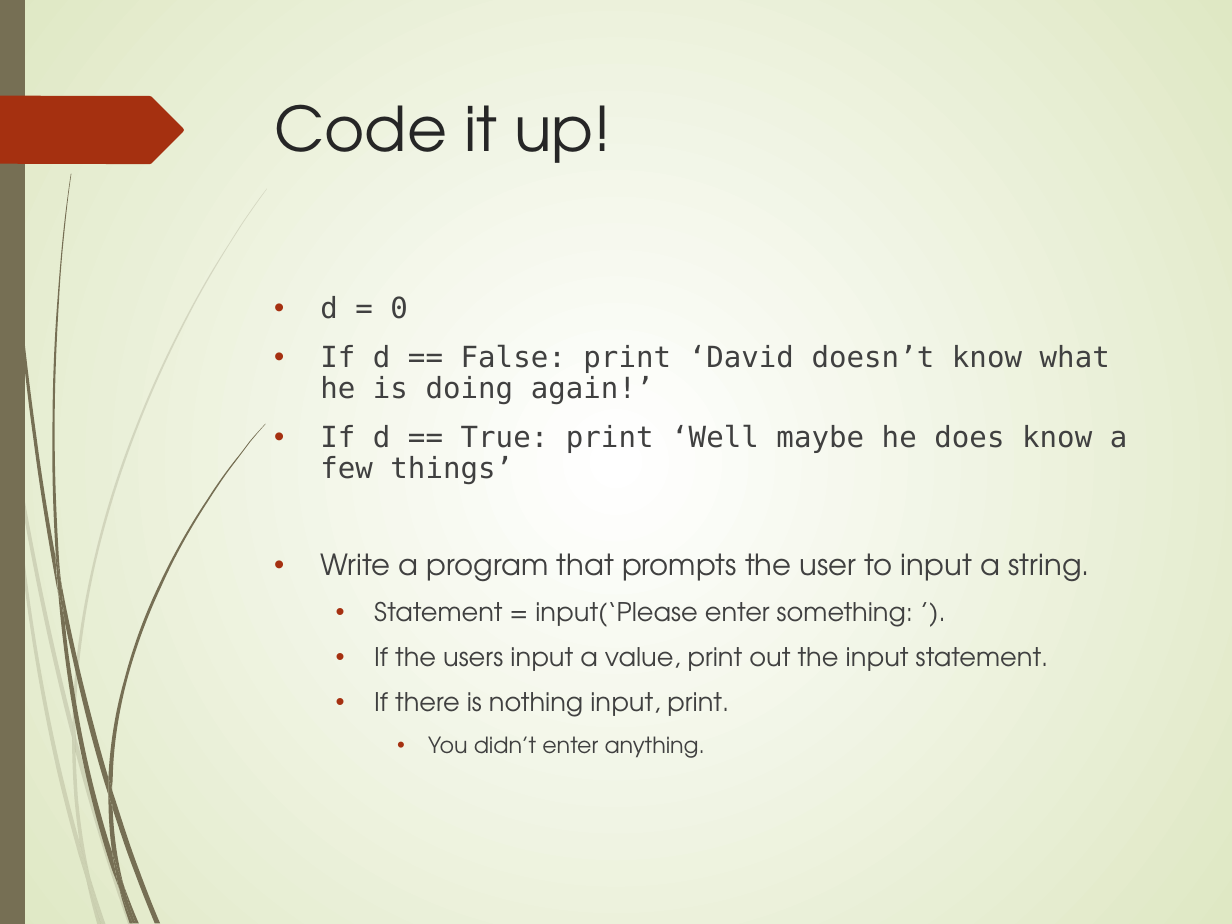
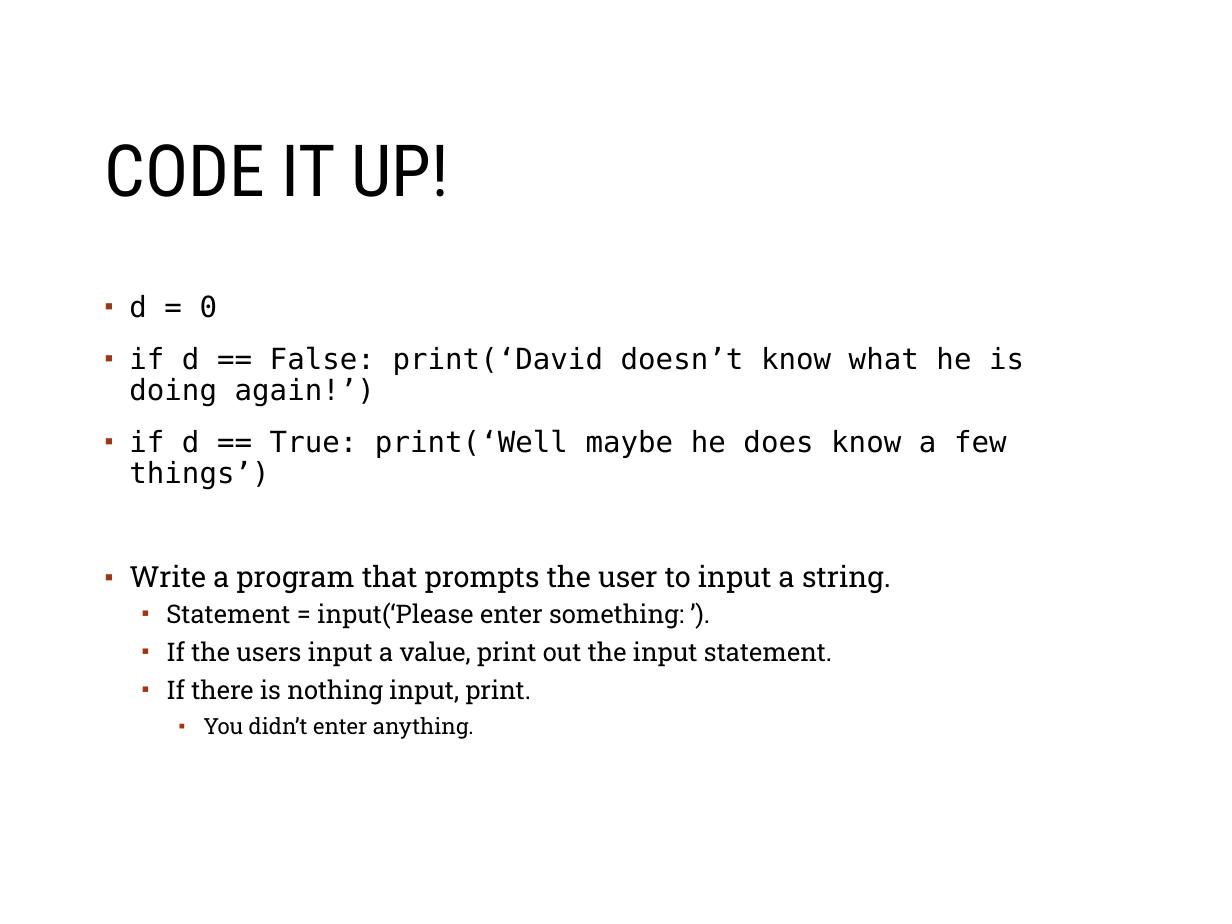
Before and after one commit to MGIS-UMN-GIS5577/GIS5578-week2, a slide deck: slide 6 of week2_conditionals_sequences.odp. Drawn at 1232x924 pixels with LibreOffice and Linux fonts; fonts in the diff are those of the drawing; background and template pictures are left out. Boxes give left, top, right and bottom in pixels: in the first picture for what was removed or moved away, otherwise in the second. Text is boxed around its words. In the diff, an @@ line names an element or a change of style, - is before the commit and + after.

```diff
--- a/week2_conditionals_sequences.odp
+++ b/week2_conditionals_sequences.odp
@@ background gradient #FFFFFF to #DFE8C4 to #FFFFFF @@
@@ freeform shape removed at [0,0,25,924] @@
@@ title "CODE IT UP!" at [105,144,449,197]: vertical alignment top to middle @@
@@ freeform shape removed at [0,96,184,165] @@
@@ title at [105,144,449,197]: text changed; size 36 to 42 pt; font TeX Gyre Adventor to Roboto Condensed; text colour #262626 to #000000 @@
-Code it up!
+CODE IT UP!
@@ text "d = 0": place and size @@
-text "d = 0" at [320,296,1128,758]
+text "d = 0" at [129,295,1024,739]
@@ text at [129,295,891,739]: text colour #404040 to #000000 in "d = 0", "Write a program that prompts the user ...", "Statement = input(‘Please enter something: ’).", "If the users input a value, print ..." and 2 more places; font TeX Gyre Adventor to Roboto Slab in "Write a program that prompts the user ...", "Statement = input(‘Please enter something: ’).", "If the users input a value, print ...", "If there is nothing input, print." and 1 more places; bullet • to ▪; more space between paragraphs; bullet colour #A53010 to #9E3611; less space between paragraphs @@
@@ text at [129,346,1024,490]: text changed; text colour #404040 to #000000 @@
-• If d == False: print ‘David doesn’t know what he is doing again!’
-• If d == True: print ‘Well maybe he does know a few things’
+▪ if d == False: print(‘David doesn’t know what he is doing again!’)
+▪ if d == True: print(‘Well maybe he does know a few things’)
@@ group removed at [0,31,267,924]: 12 freeform shapes @@
@@ group removed at [2,0,266,924]: 12 freeform shapes @@
@@ freeform shape added at [1153,848,1196,891], outline #FFFFFF 0.99 pt @@
```
Also in this commit, not shown: 17 other slides changed, 1 other file.
